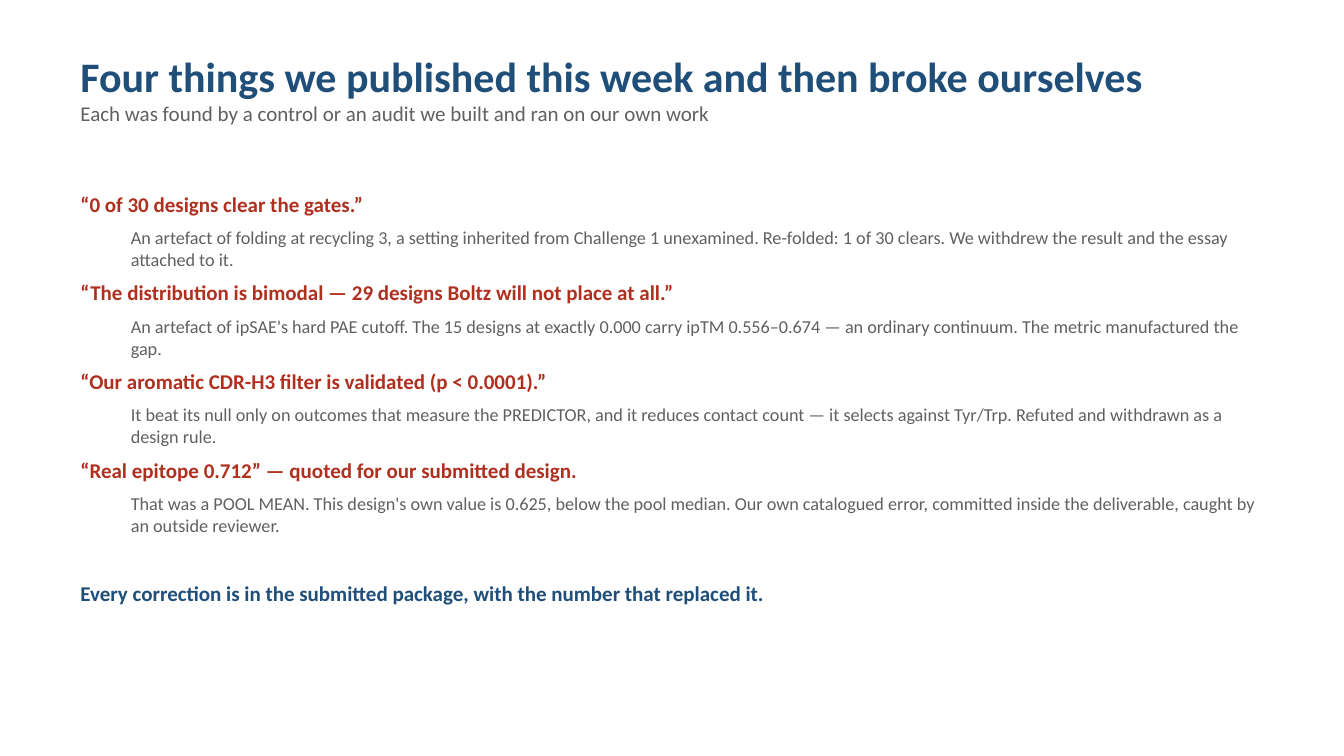
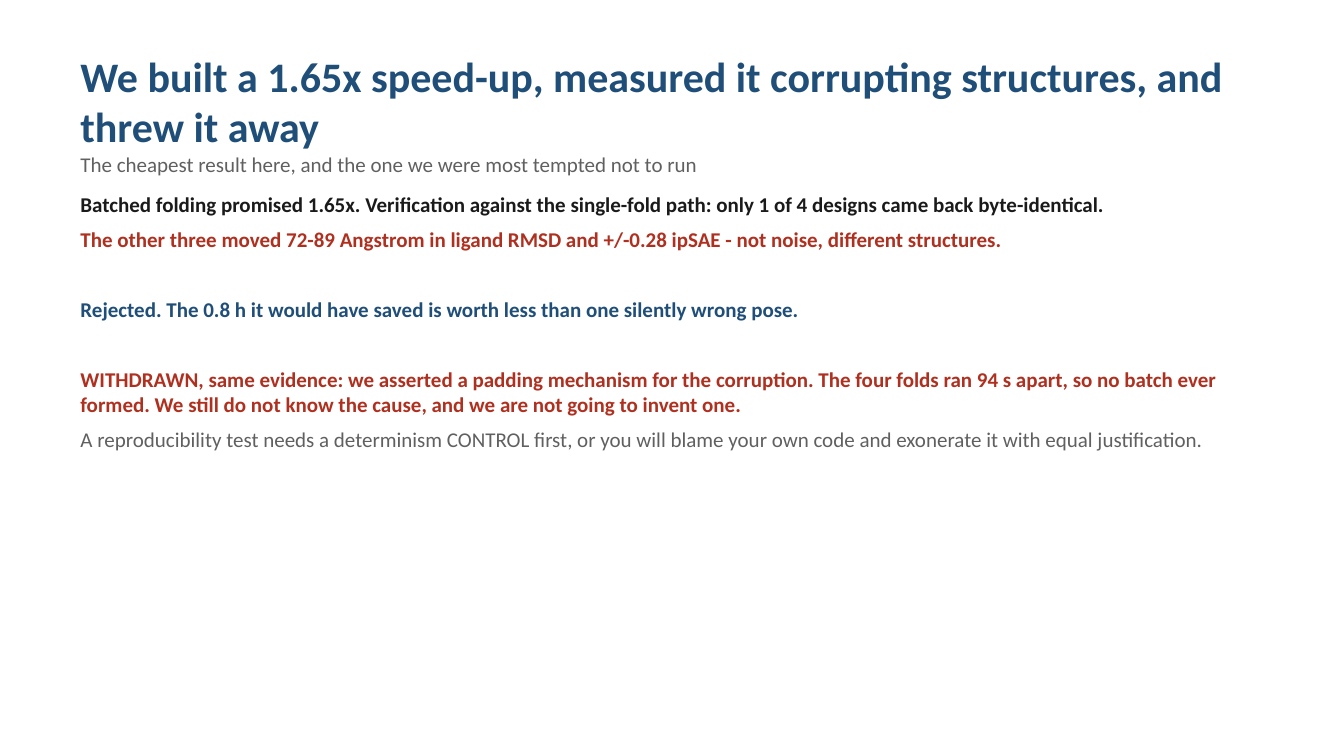
Before and after one commit to RRobin711/locksmith-antibody-hackathon, a slide deck: slide 4 of submission/LOCKSMITH_DEV/pitch/LOCKSMITH_DEV_presentation.pptx. Drawn at 1344x756 pixels with LibreOffice and Linux fonts; fonts in the diff are those of the drawing. Boxes give left, top, right and bottom in pixels: in the first picture for what was removed or moved away, otherwise in the second. Text is boxed around its words. In the diff, an @@ line names an element or a change of style, - is before the commit and + after.

```diff
--- a/submission/LOCKSMITH_DEV/pitch/LOCKSMITH_DEV_presentation.pptx
+++ b/submission/LOCKSMITH_DEV/pitch/LOCKSMITH_DEV_presentation.pptx
@@ text at [80,62,1223,176]: text changed; size 15 to 30 pt; text colour #606060 to #1F4E79; bold on @@
-Four things we published this week and then broke ourselves
-Each was found by a control or an audit we built and ran on our own work
+We built a 1.65x speed-up, measured it corrupting structures, and threw it away
+The cheapest result here, and the one we were most tempted not to run
@@ text at [80,197,1216,451]: text changed; size 13 to 15 pt; text colour #606060 to #B03020; bold on @@
-“0 of 30 designs clear the gates.”
-  An artefact of folding at recycling 3, a setting inherited from Challenge 1 unexamined. Re-folded: 1 of 30 clears. We withdrew the result and the essay attached to it.
-“The distribution is bimodal — 29 designs Boltz will not place at all.”
-  An artefact of ipSAE's hard PAE cutoff. The 15 designs at exactly 0.000 carry ipTM 0.556–0.674 — an ordinary continuum. The metric manufactured the gap.
-“Our aromatic CDR-H3 filter is validated (p < 0.0001).”
-  It beat its null only on outcomes that measure the PREDICTOR, and it reduces contact count — it selects against Tyr/Trp. Refuted and withdrawn as a design rule.
-“Real epitope 0.712” — quoted for our submitted design.
-  That was a POOL MEAN. This design's own value is 0.625, below the pool median. Our own catalogued error, committed inside the deliverable, caught by an outside reviewer.
-Every correction is in the submitted package, with the number that replaced it.
+Batched folding promised 1.65x. Verification against the single-fold path: only 1 of 4 designs came back byte-identical.
+The other three moved 72-89 Angstrom in ligand RMSD and +/-0.28 ipSAE - not noise, different structures.
+Rejected. The 0.8 h it would have saved is worth less than one silently wrong pose.
+WITHDRAWN, same evidence: we asserted a padding mechanism for the corruption. The four folds ran 94 s apart, so no batch ever formed. We still do not know the cause, and we are not going to invent one.
+A reproducibility test needs a determinism CONTROL first, or you will blame your own code and exonerate it with equal justification.
```
Also in this commit, not shown: 3 other slides changed, 2 slides added, 2 slides removed, 5 other files.
